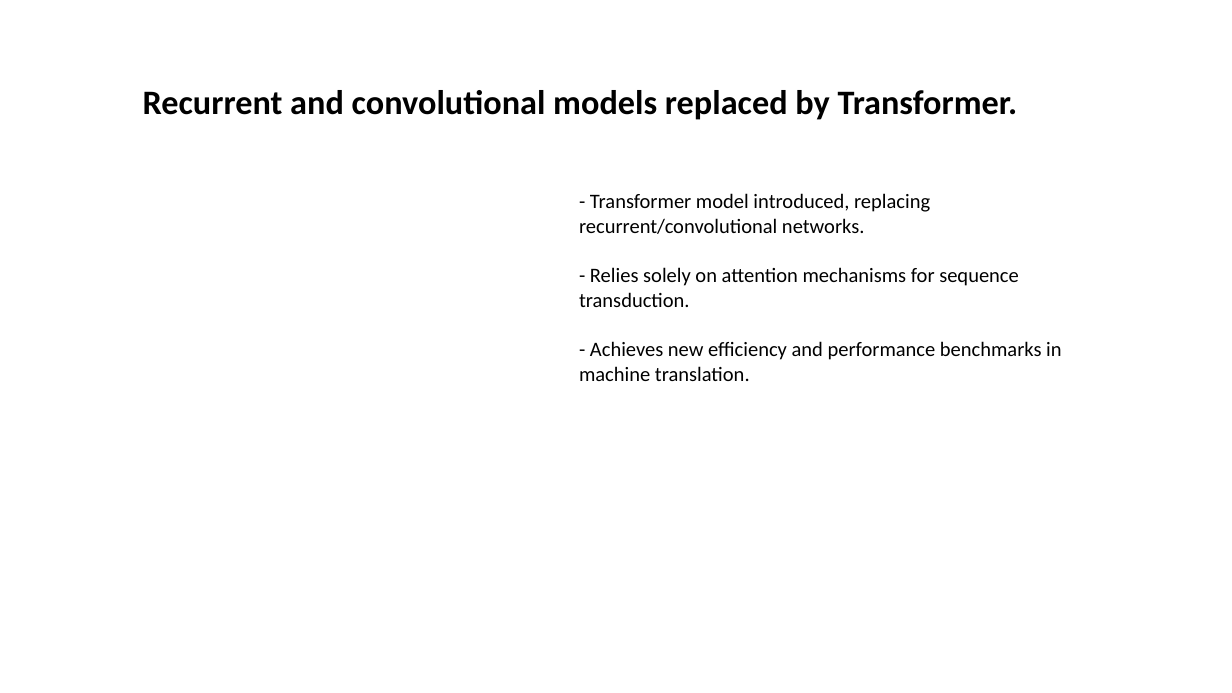
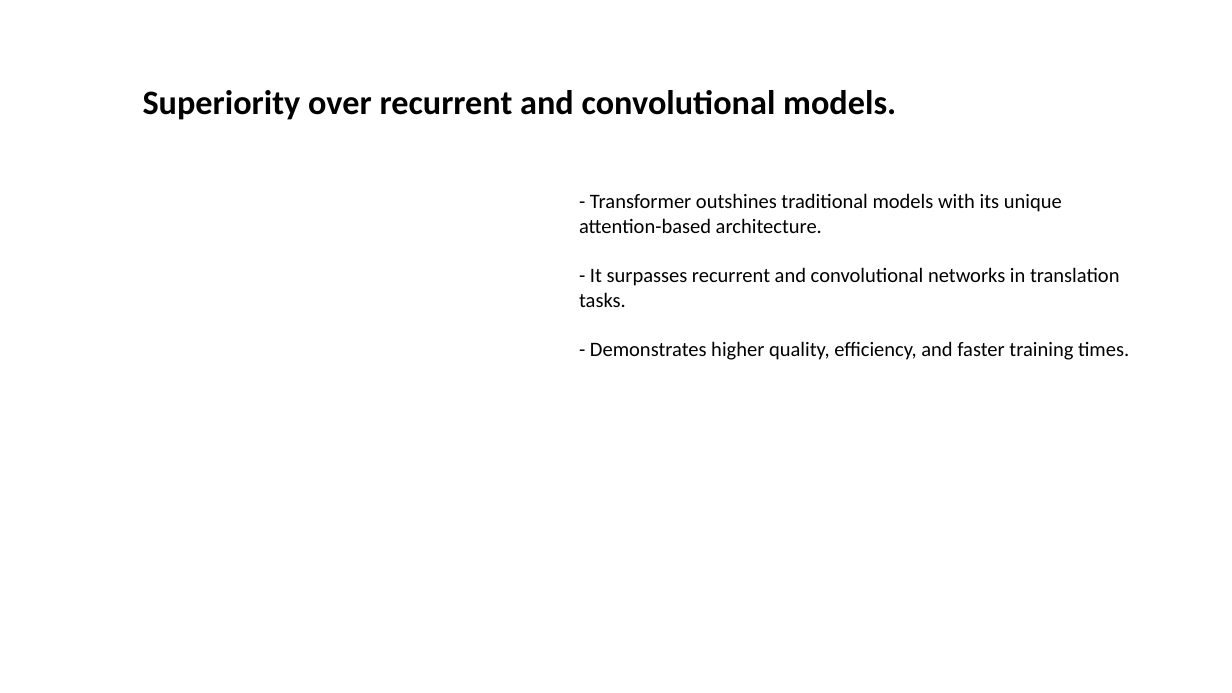
Before and after one commit to Jessie-ZhaoXi/dsa4213-ppt-generator, a slide deck: slide 5 of ppt_generator/my_ppts/attention_mode1.pptx (slide 6 before the commit). Drawn at 1232x693 pixels with LibreOffice and Linux fonts; fonts in the diff are those of the drawing; background and template pictures are left out. Boxes give left, top, right and bottom in pixels: in the first picture for what was removed or moved away, otherwise in the second. Text is boxed around its words. In the diff, an @@ line names an element or a change of style, - is before the commit and + after.

```diff
--- a/ppt_generator/my_ppts/attention_mode1.pptx
+++ b/ppt_generator/my_ppts/attention_mode1.pptx
@@ text at (143, 90, 896, 120): text changed @@
-Recurrent and convolutional models replaced by Transformer.
+Superiority over recurrent and convolutional models.
@@ text at (579, 193, 1129, 360): text changed @@
-- Transformer model introduced, replacing recurrent/convolutional networks.
-- Relies solely on attention mechanisms for sequence transduction.
-- Achieves new efficiency and performance benchmarks in machine translation.
+- Transformer outshines traditional models with its unique attention-based architecture.
+- It surpasses recurrent and convolutional networks in translation tasks.
+- Demonstrates higher quality, efficiency, and faster training times.
```
Also in this commit, not shown: 5 other slides changed, 1 slide added, 4 slides removed, 8 other files.
